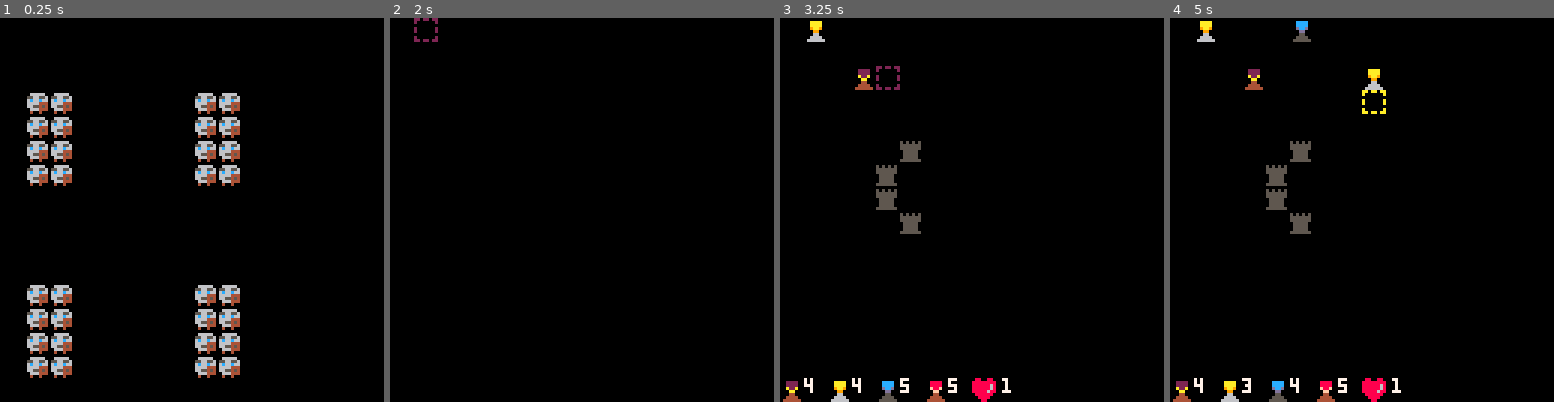
Above: before the commit, frames 1-4 (left to right).
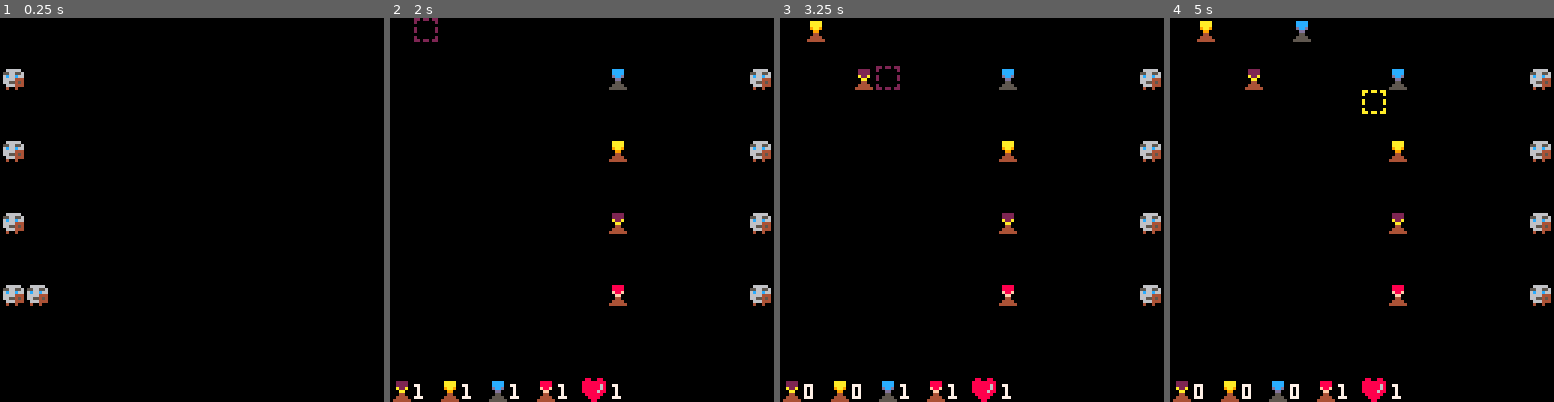
Above: after the commit, the same moments.

Repository: RobertoFreireFerrazPassos/pico8
Game: PICO-8 cartridge towerdefense.p8
Same seed, same stepped clock (60 frames per second), same inputs: the game is played once before the commit and once after it.
Inputs:
- Up to frame 1 (0.25 s): no input
- Up to frame 2 (2 s): tap O (Z key) at 0.33, 0.7, 1.43 s; tap X (X key) at 1.07 s; hold Left from 1.97 s (still down)
- Up to frame 3 (3.25 s): tap X (X key) every 0.33 s from 2.07 to 3.07 s; tap O (Z key) at 2.22, 3.1 s; release Left at 2.37 s; hold Down 2.42-2.82 s; hold Right from 2.87 s (still down)
- Up to frame 4 (5 s): tap X (X key) every 0.33 s from 3.4 to 4.73 s; release Right at 3.53 s; hold Up 3.58-4.08 s; tap O (Z key) at 3.98, 4.87 s; hold Right 4.13-4.53 s; hold Down from 4.58 s (still down)

The runs differ from the first frame. In frame 1, 8.8% of the frame differs, in the area x 0-63%, y 13-94%; in frame 2, 2.8%; in frame 3, 3.1%; in frame 4, 3.3%.

Commit message:
balance towers

Diff:
--- a/towerdefense.p8
+++ b/towerdefense.p8
@@ -65,7 +65,6 @@
 
 	if showenemies then
 		camera(127,0)
-		timemanager:addtimer(60,function() showenemies=false end,1)
 	else
 		camera(0,0)
 	end
@@ -150,7 +149,7 @@
 
 function draw_life()
 	spr(32,8*8,15*8)
-	print(life,9*8+2,15*8)
+	print(life,9*8+2,15*8+2)
 end
 
 function draw_gameover()
@@ -217,10 +216,10 @@
 --r reach
 --l life
 towertypes = {
-	{c=2,s=2,as=300,d=3,st=120,r=1000,l=100},
-	{c=10,s=3,as=50,d=5,st=0,r=2000,l=200},
-	{c=12,s=4,as=50,d=5,st=0,r=1000,l=500},
-	{c=8,s=5,as=30,d=15,st=0,r=1000,l=200}
+	{c=2,s=2,as=300,d=20,st=400,r=800,l=50},
+	{c=10,s=3,as=150,d=20,st=0,r=2000,l=50},
+	{c=12,s=4,as=150,d=30,st=0,r=800,l=300},
+	{c=8,s=5,as=150,d=50,st=0,r=800,l=50}
 }
 
 t = class:new({
@@ -231,7 +230,8 @@
 	ce=nil,-- closest enemy
 	hd=false,--hasdetected
 	f=false,--fire
-	l=100,--life,
+	l=100,--life
+	ol=100,--original life,
 	control=function(_ENV)
 		if hd then
 			return
@@ -260,7 +260,7 @@
 		end
 	end,
 	draw=function(_ENV)
-		if l<80 then
+		if l<ol*0.5 then
 			spr(twt.s+4,x,y)
 		else
 			spr(twt.s,x,y)
@@ -278,7 +278,8 @@
 			x=x,
 			y=y,
 			twt=tp,
-			l=tp.l
+			l=tp.l,
+			ol=tp.l
 		}
 	)
 
@@ -310,7 +311,7 @@
 	local xx,yy=0,15
 	foreach(availabletowers,function(at)
 		spr(at.s,xx*8,yy*8)
-		print(at.q,(xx+1)*8,yy*8,7)
+		print(at.q,(xx+1)*8,yy*8+2,7)
 		xx+=2
 	end)
 end
@@ -320,11 +321,11 @@
 	x=0,
 	y=0,
 	s=0,
-	hm=false,--hasmoved
+	hm=false,-- has moved
+	ist=false,-- is stunned
 	move=false,
 	dir=1,--3 up 2 down 1 left
 	l=100,--life
-	stun=0,
 	atk=5,--attack
 	atktwr=false,--attack tower
 	spd=60,--speed
@@ -363,12 +364,11 @@
 		local lx,ly=x,y
 		move=false
 
-		if hm then
+		if hm or ist then
 			return
 		end
 		hm=true
-		timemanager:addtimer(spd+stun,function() _ENV.hm=false end,1)
-		stun=0
+		timemanager:addtimer(spd,function() _ENV.hm=false end,1)
 
 		attacktower(_ENV)
 		moveleft(_ENV)
@@ -406,7 +406,11 @@
 	end,
 	takedamage=function(_ENV,damage,stn)
 		l-=damage
-		stun=stn
+
+		if stn>0 then
+			ist=true
+			timemanager:addtimer(stn,function() _ENV.ist=false end,1)
+		end
 
 		if l<=0 then
 			del(enemies,_ENV)
@@ -416,6 +420,10 @@
 	draw=function(_ENV)
 		if atktwr then
 			pal(12,8)
+		end
+
+		if ist then
+			pal(6,13)
 		end
 
 		if l<30 then
@@ -506,6 +514,7 @@
 	reload()
 	enemies={}
 	showenemies=true
+	timemanager:addtimer(60,function() showenemies=false end,1)
 	buffer={}
 	towers= {}
 	availabletowers = {}
@@ -519,21 +528,99 @@
 end
 
 -- 0,0,1,1,1 1 topleft enemy type 1
+aaa={
+		{5,5,5,0},
+		{
+			{1,3,2,4,1},
+			{1,11,2,4,1},
+			{8,3,1,4,1},
+			{8,11,1,4,1}
+		},1,
+		{
+		 {4,6,5},{5,5,5},
+		 {4,7,5},{5,8,5},
+		}
+}
+
+aab={
+		{8,5,5,0},
+		{
+			{1,3,1,4,1},
+			{1,9,1,4,1},
+			{12,3,2,4,1},
+			{12,9,2,4,1}
+		},1,
+		{
+		 {4,6,5},{5,5,5},
+		 {4,7,5},{5,8,5},
+		}
+}
+
+aac={
+		{8,5,5,0},
+		{
+			{1,3,3,4,1},
+			{1,9,3,4,1},
+			{12,3,2,4,1},
+			{12,9,2,4,1}
+		},1,
+		{
+		 {4,6,5},{5,5,5},
+		 {4,7,5},{5,8,5},
+		}
+}
+
+aad={
+		{1,1,1,1},
+		{
+			{0,2,1,1,1},
+			{0,5,1,1,1},
+			{0,8,1,1,1},
+			{0,11,1,1,1}
+		},1,
+		{
+		 {9,1,1},{9,4,2},
+		 {9,7,3},{9,10,4},
+		}
+}
+
+aae={
+		{1,1,1,1},
+		{
+			{0,2,1,1,1},
+			{0,5,1,1,1},
+			{0,8,1,1,1},
+			{0,11,2,1,1}
+		},1,
+		{
+		 {9,2,3},{9,5,2},
+		 {9,8,1},{9,11,4},
+		}
+}
+
+aaf={
+		{0,10,0,0},
+		{
+			{0,2,6,3,1},
+		},1
+}
+
+aah={
+			{1,1,1,1},
+			{
+				{1,7,1,1,1}
+			},1
+	}
+
+
 
 levels={
+	aae,
+	aah,
+	aaf,
+	aae,
+	aad,
 	{
-			{5,5,5,5},
-			{
-				{1,3,2,4,1},
-				{1,11,2,4,1},
-				{8,3,2,4,1},
-				{8,11,2,4,1}
-			},1,
-			{
-			 {4,6,5},{5,5,5},
-			 {4,7,5},{5,8,5},
-			}
-	},{
 			{5,5,5,5},
 			{
 				{1,3,2,3,1},
@@ -655,9 +742,9 @@
 00700700000000000022220000aaaa0000cccc00008888000022220000aaaa0000cccc0000888800555555500000000000000000000000000000000000000000
 000770006000000600a22a00009aa90000dccd0000f88f0000a22a00009aa90000dccd0000f88f00555555500000000000000000000000000000000000000000
 0007700060000006000aa00000099000000dd000000ff000000aa00000099000000dd000000ff000055555000000000000000000000000000000000000000000
-00700700000000000004400000066000000550000004400000044000000660000005500000044000055555000000000000000000000000000000000000000000
-00000000600000060044440000666600005555000044440000045000000650000005500000045000055555000000000000000000000000000000000000000000
-00000000660660660444444006666660055555500444444000464400006666000056550000464400555555500000000000000000000000000000000000000000
+00700700000000000004400000044000000550000004400000044000000440000005500000044000055555000000000000000000000000000000000000000000
+00000000600000060044440000444400005555000044440000045000000450000005500000045000055555000000000000000000000000000000000000000000
+00000000660660660444444004444440055555500444444000464400004444000056550000464400555555500000000000000000000000000000000000000000
 00000000000000000000000000000000000000000000000000000000000000000000000000000000000000000000000000000000000000000000000000000000
 06666600066667000666670006666600066667000666670000000000000000000000000000000000000000000000000000000000000000000000000000000000
 55665560556677705566777055665500556677705566777000000000000000000000000000000000000000000000000000000000000000000000000000000000
